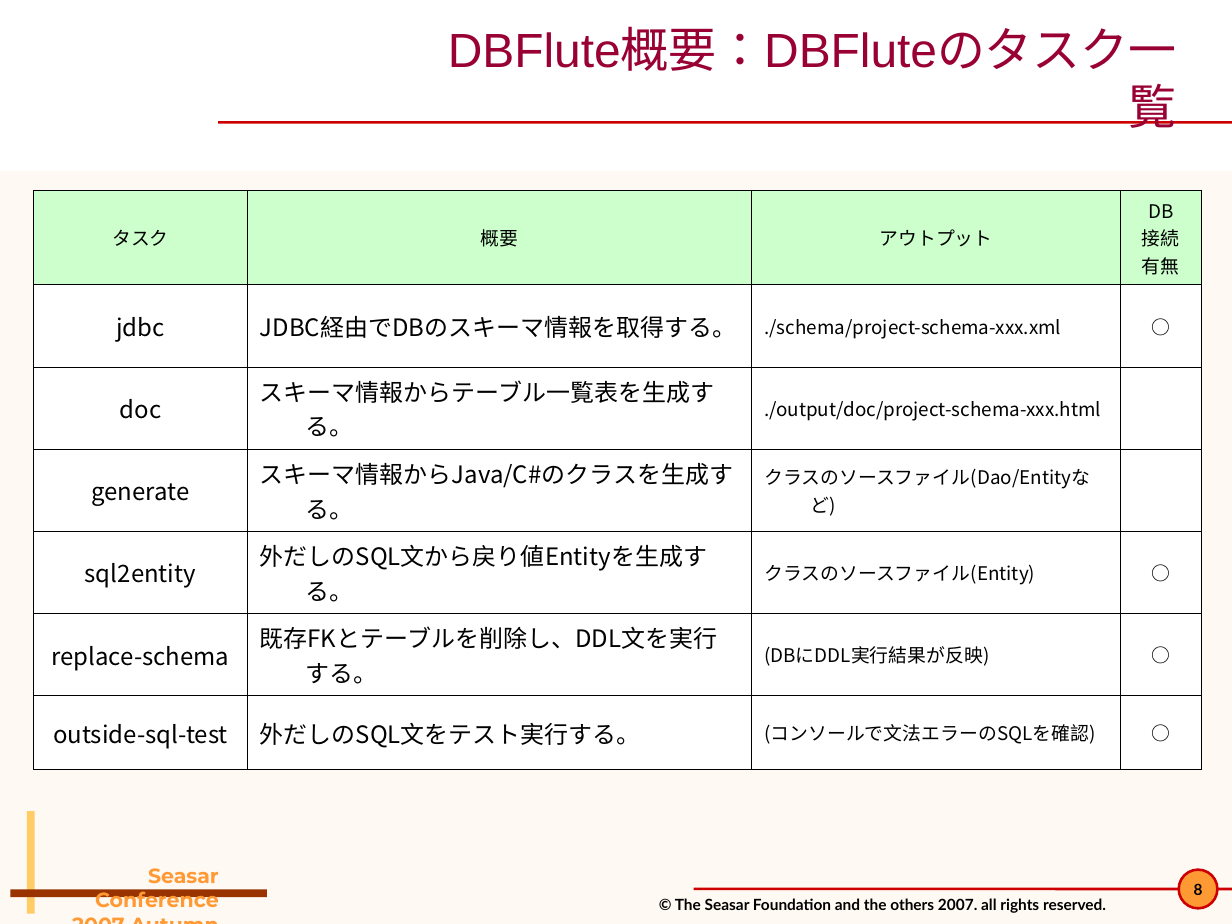
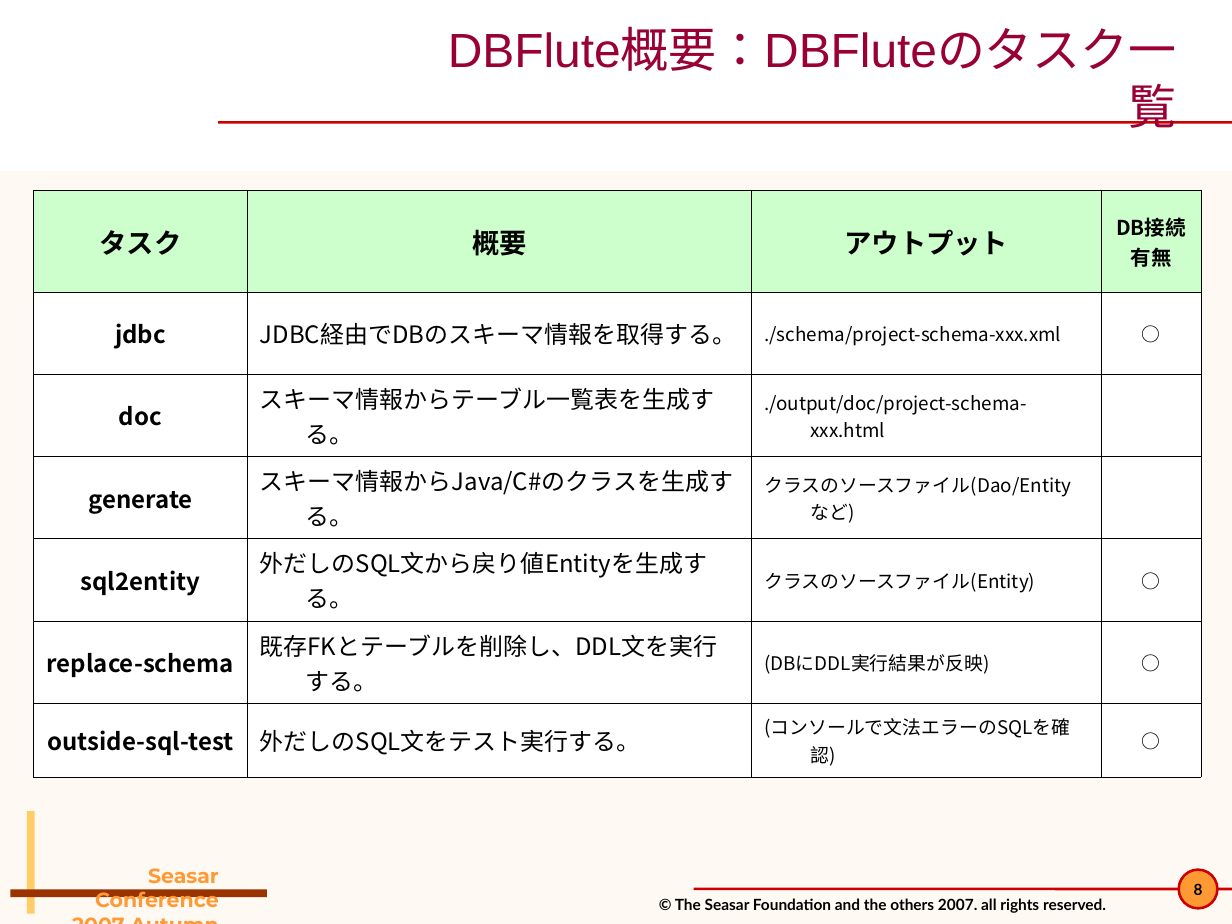
Before and after one commit to seasarorg/dbflute, a slide deck: slide 8 of dbflute/etc/doc/pres/sc2007a_2-DBFlute.ppt. Drawn at 1232x924 pixels with LibreOffice and Linux fonts; fonts in the diff are those of the drawing; background and template pictures are left out. Boxes give left, top, right and bottom in pixels: in the first picture for what was removed or moved away, otherwise in the second. Text is boxed around its words. In the diff, an @@ line names an element or a change of style, - is before the commit and + after.

```diff
--- a/dbflute/etc/doc/pres/sc2007a_2-DBFlute.ppt
+++ b/dbflute/etc/doc/pres/sc2007a_2-DBFlute.ppt
@@ table at <box>33,191,1201,759</box> @@
-row 1, column 4: DB / 接続 / 有無
+row 1, column 4: DB接続 / 有無
@@ size 11 to 16 pt in "タスク", "概要", "アウトプット" @@
@@ bold on in "タスク", "概要", "アウトプット", "jdbc" and 5 more places @@
```
Also in this commit, not shown: 5 other slides changed, 20 other files.
